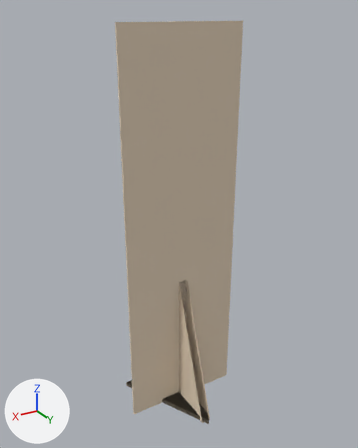
Two versions of the OBJ model public/models/cutout_stand.obj, one commit apart.
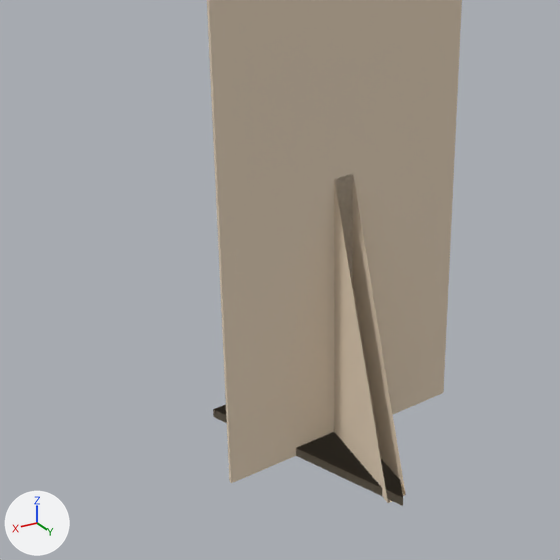
Old and new are each drawn whole from a 50 mm camera at (0.946, 1.547, 1.633) aimed at (0.01, -0.012, 0.853) and again close up on the part from 9% to 77% of the width and 46% to 100% of the height. The axes (+X, +Y, +Z) are drawn at lower left. The lights are the same throughout. The last two pictures show the newer version. Where no turn or scale is listed for an object, it has been applied to the vertices.

In view in the first close-up: 'CardboardCutout'.
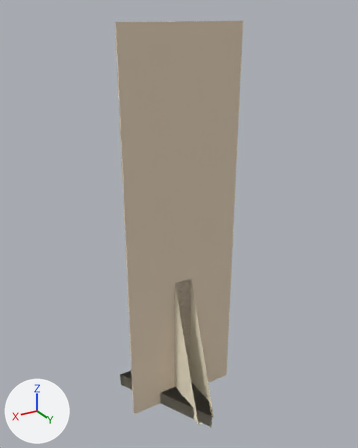
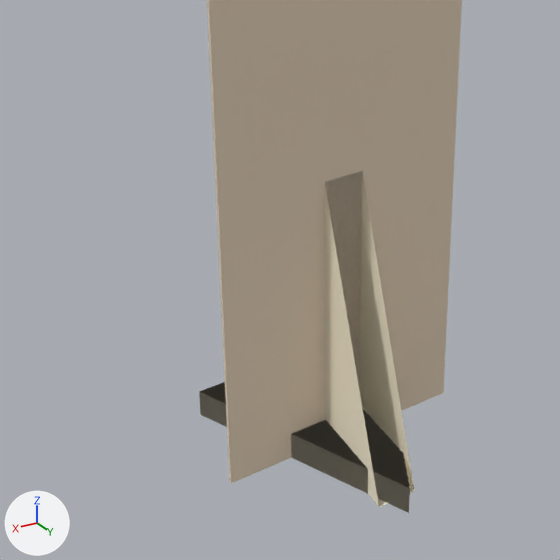
Changed parts and their boxes [x1, y1, x2, y2] in the close-ups (560 x 560 px; the box of a moved part takes in the faces that stretch with it):
'CardboardCutout', reshaped: before [207, 0, 462, 506]; after [199, 0, 462, 513]
part 1 of me_cardboardcutout, moved or reshaped: before [213, 405, 403, 506]; after [199, 382, 410, 513]
part 2 of me_cardboardcutout, moved or reshaped: before [334, 174, 406, 503]; after [325, 171, 414, 507]
part 3 of me_cardboardcutout, recoloured: before [387, 491, 405, 503]; after [378, 485, 414, 507]

What the commit changed:
Material 'StandWood' (mat_standwood) changes colour from beige #e1ceb3 to pale yellow #f5ebd1; in linear values from (0.75, 0.62, 0.45) to (0.91, 0.83, 0.64).
me_cardboardcutout is used by ob_cardboardcutout; location (0.0, 0.0, 0.0).
me_cardboardcutout had 20 vertices, 15 faces and spanned x -0.25..0.25, y -0.18..0.22, z 0.0..1.6.
me_cardboardcutout now has 20 vertices, 15 faces and spans x -0.25..0.25, y -0.2..0.24, z 0.0..1.6.
me_cardboardcutout part 1: the loose piece of 6 vertices spanning x -0.2..0.2, y -0.18..0.22, z 0.0..0.02 is scaled about the mesh origin by (1.1, 1.1, 3).
me_cardboardcutout part 2: the loose piece of 6 vertices spanning x -0.02..0.02, y 0.0..0.2, z 0.0..0.6 is scaled about its middle by (2, 1, 1).
me_cardboardcutout part 3: the 1 face centred in x 0.0, y 0.1, z 0.0 switches from mat_cardboardrim (beige #e2d0b8) to mat_standwood (pale yellow #f5ebd1).
